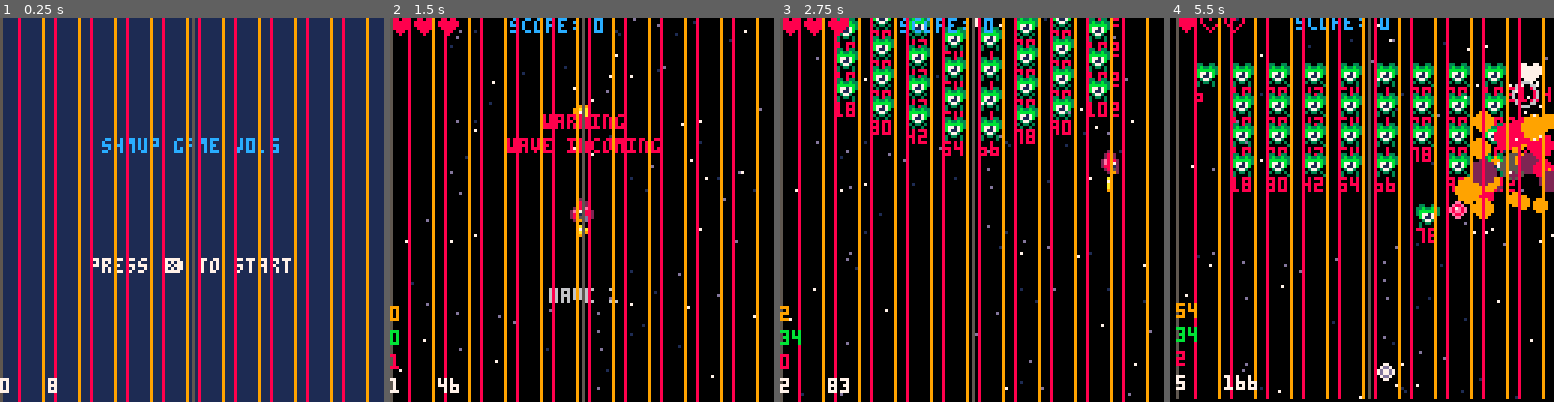
Above: before the commit, frames 1-4 (left to right).
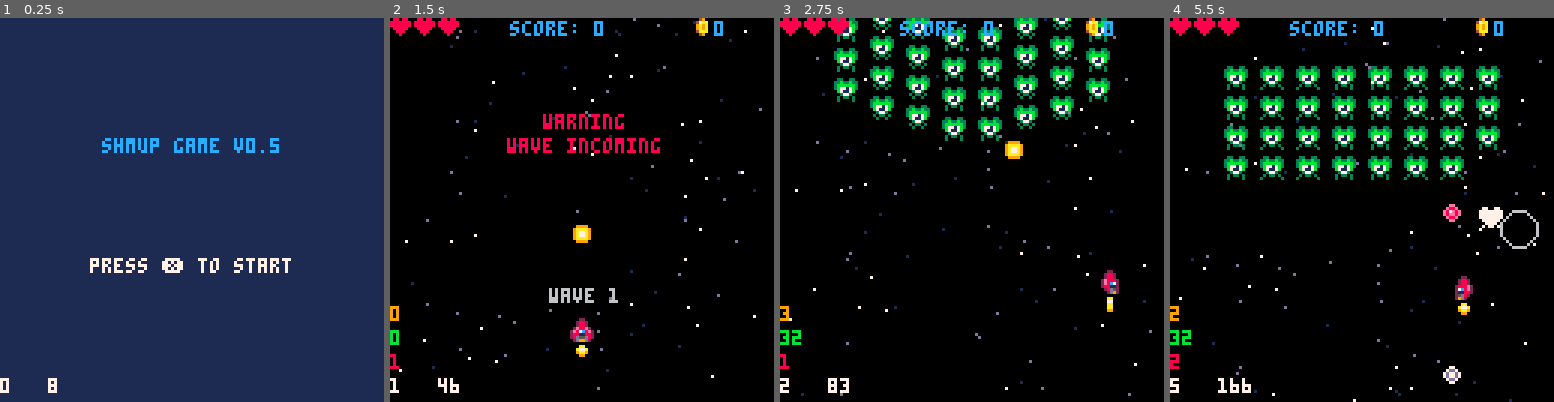
Above: after the commit, the same moments.

Repository: sirchras/p8-shmup
Game: PICO-8 cartridge shmup.p8
The game is run twice, just before and just after one commit, with the same random seed, the same clock (stepped at 60 frames per second) and the same inputs.
Inputs:
- Up to frame 1 (0.25 s): no input
- Up to frame 2 (1.5 s): tap X (X key) at 0.33, 1.07 s; tap O (Z key) at 0.7 s
- Up to frame 3 (2.75 s): hold Right 1.6-2.1 s; tap O (Z key) at 1.7, 2.1, 2.5 s; tap X (X key) at 1.85 s; hold Up 2.15-2.42 s; hold Right from 2.47 s (still down)
- Up to frame 4 (5.5 s): tap O (Z key) every 0.4 s from 2.9 to 5.3 s; tap X (X key) at 2.97, 4.08, 5.2 s; release Right at 3.03 s; hold Left 3.08-3.58 s; hold Down 3.63-3.97 s; hold Right 4.02-4.68 s; hold Up 4.73-5.03 s; hold Left from 5.08 s (still down)

The runs differ from the first frame. In frame 1, 17% of the frame differs, in the area x 0-97%, y 0-100%; in frame 2, 18%; in frame 3, 20%; in frame 4, 35%, in the area x 0-100%, y 0-100%.

Commit message:
add pickups
- refactor player/enemy collisions

Diff:
--- a/shmup.p8
+++ b/shmup.p8
@@ -48,14 +48,14 @@
 		if (shake>0) scrnshake()
 		draw[state]()
 		--debug layout/ui
-		local x=6
-		for i=1,10 do
-			line(x,0,x,127,8)
-			line(x+8,0,x+8,127,9)
-			x+=12
-		end
-		line(0,0,0,127,5)
-		line(64,0,64,127,5)
+--		local x=6
+--		for i=1,10 do
+--			line(x,0,x,127,8)
+--			line(x+8,0,x+8,127,9)
+--			x+=12
+--		end
+--		line(0,0,0,127,5)
+--		line(64,0,64,127,5)
 --		line(127,0,127,127,5)
 --		print("❎",0,0,2) --7x5 px
 --		print("ww",0,6,2) --7x5 px
@@ -161,7 +161,7 @@
 	wave=1
 	wvt=60 --wave timer
 	--player
-	p=player:new{x=60,y=60}
+	p=player:new{x=60,y=100}
 	--bullets
 	bullets={}
 	m_flsh=0
@@ -169,8 +169,10 @@
 	enemies={}
 	atkfreq=waves[wave].atkfreq
 	firenext=ceil(time()*30)+atkfreq
+	--pickups
+	coins=0
+	pkups={}
 	--fx
---	effects={} --sprite effects
 	pfx={} --particles
 	--background
 	bg=bgrnd()
@@ -236,6 +238,10 @@
 			end
 		end
 	end
+	--anim pkups
+	for pkup in all(pkups) do
+		pkup:update()
+	end
 	--anim fx
 	for ptc in all(pfx) do
 		ptc:update()
@@ -255,6 +261,10 @@
 	bg.draw()
 	--player
 	if (p.♥>0) p:draw()
+	--pkups
+	for _,pkup in ipairs(pkups) do
+		pkup:draw()
+	end
 	--enemies
 	for _,e in ipairs(enemies) do
 		e:draw()
@@ -268,15 +278,65 @@
 		ptc:draw()
 	end
 	--ui: score,health
-	print("score: "..score,40,0,12)
+	print("score: "..score,40,1,12)
 	for i=1,p.m♥ do
 		sp=p.♥>=i and 11 or 12
 		spr(sp,(i-1)*8,0)
 	end
+	spr(137,100,-1)
+	print(coins,108,1,12)
 	--ui: wave
 	if wvt>0 then
 		displaywavetxt()
 	end
+end
+
+
+--gmobj-player collisions
+function player_col()
+	--screen shake
+	shake=12
+	--spawn explosion fx,sfx
+	spawnexplosion(p.x+4,p.y+4)
+	sfx(1) --sfx
+	--update player health,iframes
+	p.♥-=1
+	p.invul=60
+end
+
+--gmobj-enemy collisions
+function enemy_col(e)
+	e.♥-=1
+	e.flsh=4
+	if e.♥<=0 then
+		--delete the dead enemy
+		del(enemies,e)
+		--create explosion fx
+		spawnexplosion(e.x+4,e.y+4,
+			"blue")
+		--spawn pkup
+		if rnd()<0.2 then
+			spawnpkup(e.x,e.y)
+		end
+		if e.act==e.atk then
+			--select new enemy to atk
+			local ne=selectenemy()
+			if ne and rnd()>=.5 then
+				ne.act=ne.atk
+			end
+		end
+		--score,sfx feedback
+		sfx(2)
+		score+=10
+	end
+end
+
+function spawnpkup(x,y)
+	local pkup=pickup
+	if p.♥<p.m♥ then
+		if (rnd()<0.3) pkup=heart
+	end
+	add(pkups,pkup:new{x=x,y=y})
 end
 
 --next wave
@@ -329,12 +389,8 @@
 	for i=1,#row do
 		local et,e,x0=etyp[row[i]]
 		if (not et) goto nxt
---		x0=64+24*(i-(#row/2)-0.5)
 		x0=x
 		e=spawnenemy(et,x0,y)
-		--debug
-		e.spawnx=x
-		--
 		--perhaps vectors?
 		e.tx,e.ty=x,y+56
 		--this could use trig if i felt extra
@@ -541,6 +597,10 @@
 	spx=1, --sprite width
 	spy=1 --sprite height
 }
+--gmobj update fn?
+function gmobj:update()
+	if (self.fr) self:anim()
+end
 function gmobj:draw()
 	spr(self.sp,self.x,self.y,
 		self.spx,self.spy)
@@ -777,29 +837,11 @@
 	for i=#enemies,1,-1 do
 		local e=enemies[i]
 		if self:col(e) then
-			e.♥-=1
-			e.flsh=4
+			enemy_col(e)
+			del(bullets,self)
 			spawnimpact(self.x+4,
 				self.y+4)
 			sfx(3)
-			del(bullets,self)
-			if e.♥<=0 then
-				--create explosion fx
-				spawnexplosion(e.x+4,e.y+4,
-					"green")
-				if e.act==e.atk then
-					--select new enemy to atk
-					local ne=selectenemy()
-					if ne and rnd()>=.5 then
-						ne.act=ne.atk
-					end
-				end
-				--delete the dead enemy
-				deli(enemies,i)
-				--score,sfx feedback
-				sfx(2)
-				score+=10
-			end
 		end
 	end
 end
@@ -822,16 +864,10 @@
 function ebullet:update()
 	self:move(self.dx,self.dy)
 	self:anim()
-	--todo: move player collison
-	-- code elsewhere
 	if self:col(p) and
 	   p.invul==0 then
-		shake=12
-		--spawn explosion fx,sfx
-		spawnexplosion(p.x+4,p.y+4)
-		sfx(1)
-		p.♥-=1
-		p.invul=60
+		player_col()
+		del(bullets,self)
 	end
 end
 
@@ -866,19 +902,10 @@
 	--enemy state - action
 	if (not self.act) self.act=self.adv
 	self:act()
---	self.y+=1
-	--todo: move player collison
-	-- code elsewhere
 	--check enemy/player collision
 	if self:col(p) and
 	   p.invul==0 then
-		shake=12
-		--spawn explosion fx,sfx
-		spawnexplosion(p.x+4,p.y+4)
-		sfx(1)
-		--todo: this seems a little dodgy
-		p.♥-=1
-		p.invul=60
+		player_col()
 	end
 end
 function enemy:draw()
@@ -908,7 +935,6 @@
 --	print(hold and "y" or "n",self.x,self.y+8,8)
 --	if (self.frame) print(self.frame,self.x,self.y+8,8)
 --	if (self.act==self.atk) print(self.dx,self.x,self.y+8,8)
-	if (self.spawnx) print(self.spawnx,self.x,self.y+8,8)
 end
 function enemy:flash()
 	--flash white on dmg
@@ -1103,6 +1129,42 @@
 	enemy.atk(self)
 end
 -->8
+--pickups & waves
+
+--pickups - default coin
+pickup=gmobj:new{
+	sp=136, --pkup sprite
+	fr={136,137,138,139}, --anim frames
+	fr_i=1, --current anim frame
+	fr_s=0.2, --anim speed
+	_w=6, --sprite width
+	_h=6, --sprite height
+	colxoff=1, --collider x offset
+	colyoff=1, --collider y offset
+}
+function pickup:update()
+	gmobj.update(self) --anim
+	self:move(0,0.5)
+	if self:col(p) then
+		--collect pickup
+		self:collect()
+		sfx(30)
+		del(pkups,self)
+	end
+end
+function pickup:collect()
+	coins+=1
+end
+
+--pickup - heart
+heart=pickup:new{
+	sp=152, --pkup sprite
+	fr={152,153,154,155}, --anim frames
+}
+function heart:collect()
+	if (p.♥<p.m♥) p.♥+=1
+end
+
 --waves
 function init_waves()
 	--1: green
@@ -1121,7 +1183,7 @@
 --		},
 		{
 			--1: "space invaders"
-			{1,1,1,1,1,1,1,1,1,1},
+			{0,1,1,1,1,1,1,1,1,0},
 			{0,1,1,1,1,1,1,1,1,0},
 			{0,1,1,1,1,1,1,1,1,0},
 			{0,1,1,1,1,1,1,1,1,0},
@@ -1275,19 +1337,19 @@
 00075000000750000007500000075000000000001100001101100110000000000760067000660600000660000060660020606062222222200000000022222220
 00060000000600000006000000060000000000001100001101100110000000000070070000070700000770000070700022222220000000000000000000000000
 0007033000700000007d330003330333000000000022220000000000000000000000000000000000000000000000000000000000000000000000000000000000
-000d3300000d33000028833003bb3bb3000000000888882000000000000000000000000000000000000000000000000000000000000000000000000000000000
-0778827000288330071ffd1000884200002882000888882000288200000000000000000000000000000000000000000000000000000000000000000000000000
-071ffd10077ffd700778827008ee8e800333e33308ee8e80088ee883000000000000000000000000000000000000000000000000000000000000000000000000
-00288200071882100028820008ee8e8003bb4bb308ee8e8008eeee83000000000000000000000000000000000000000000000000000000000000000000000000
-07d882d00028820007d882d00888882008eeee800088420008eeee80000000000000000000000000000000000000000000000000000000000000000000000000
-0028820007d882d000dffd0008888820088ee88003bb3bb3088ee880000000000000000000000000000000000000000000000000000000000000000000000000
+000d3300000d33000028833003bb3bb3000000000888882000000000000000000049940000049000000490000009400000000000000000000000000000000000
+0778827000288330071ffd100088420000288200088888200028820000000000047aaa400047aa000004a000007aa40000000000000000000000000000000000
+071ffd10077ffd700778827008ee8e800333e33308ee8e80088ee8830000000009a99a90009a9a000009a00000a9a90000000000000000000000000000000000
+00288200071882100028820008ee8e8003bb4bb308ee8e8008eeee830000000009a99a90009a9a000009a00000a9a90000000000000000000000000000000000
+07d882d00028820007d882d00888882008eeee800088420008eeee800000000004aaaa40004aaa000004a00000aaa40000000000000000000000000000000000
+0028820007d882d000dffd0008888820088ee88003bb3bb3088ee880000000000049940000049000000490000009400000000000000000000000000000000000
 00dffd0000dffd000000000000222200002882000333033300288200000000000000000000000000000000000000000000000000000000000000000000000000
 00000000000000000000000000000000000000000000000000000000000000000000000000000000000000000000000000000000000000000000000000000000
-00000000000000000000000000000000000000000000000000000000000000000000000000000000000000000000000000000000000000000000000000000000
-0000149aa94100000000012222100000000000000000000000000000000000000000000000000000000000000000000000000000000000000000000000000000
-00019777aa921000000029aaaa920000000000000000000000000000000000000000000000000000000000000000000000000000000000000000000000000000
-0d09a77a949920d00d0497777aa920d0000000000000000000000000000000000000000000000000000000000000000000000000000000000000000000000000
-0619aaa9422441600619a77944294160000000000000000000000000000000000000000000000000000000000000000000000000000000000000000000000000
+00000000000000000000000000000000000000000000000000000000000000000780078000780800000780000070780000000000000000000000000000000000
+0000149aa94100000000012222100000000000000000000000000000000000000888888000888800000880000088880000000000000000000000000000000000
+00019777aa921000000029aaaa920000000000000000000000000000000000000882828000282800000280000028280000000000000000000000000000000000
+0d09a77a949920d00d0497777aa920d0000000000000000000000000000000000028280000028000000820000002800000000000000000000000000000000000
+0619aaa9422441600619a77944294160000000000000000000000000000000000002200000022000000220000002200000000000000000000000000000000000
 07149a922249417006149a9442244160000000000000000000000000000000000000000000000000000000000000000000000000000000000000000000000000
 07d249aaa9942d7006d249aa99442d60000000000000000000000000000000000000000000000000000000000000000000000000000000000000000000000000
 067d22444422d760077d22244222d770000000000000000000000000000000000000000000000000000000000000000000000000000000000000000000000000
Not shown, changed: the sound effects (__sfx__) section of shmup.p8
